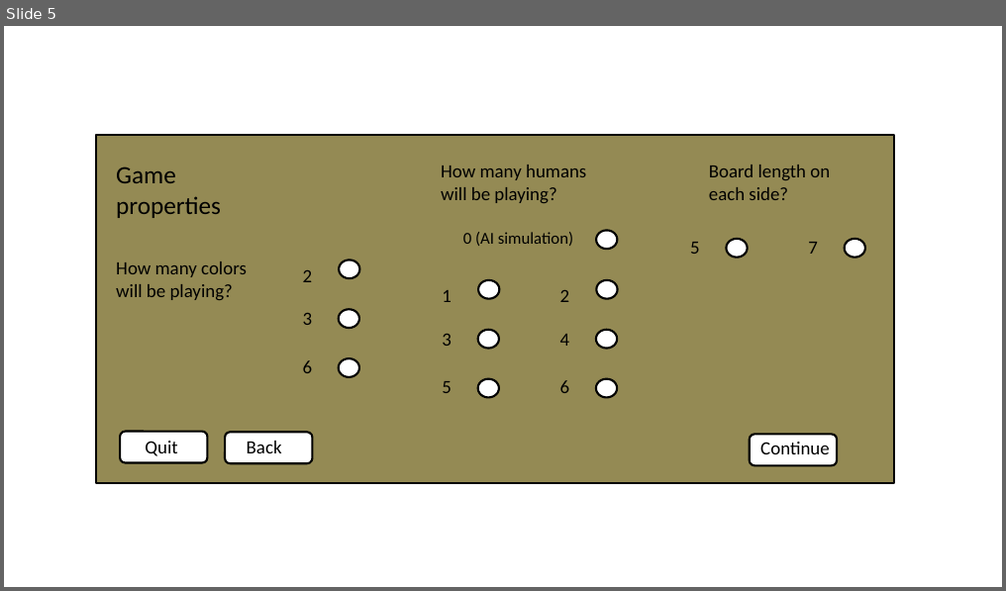
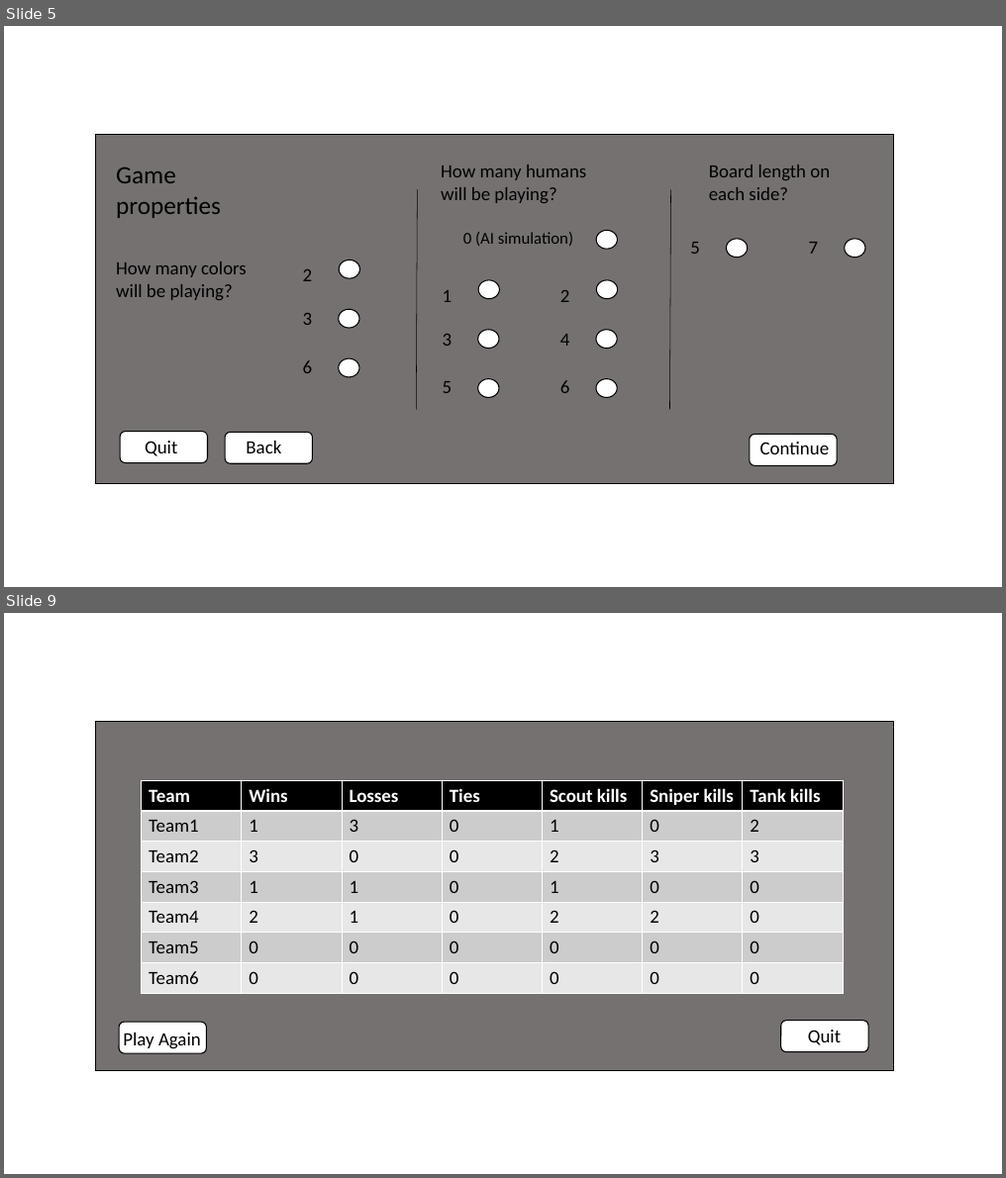
Before and after one commit to LucrativeHippo/BattleBots, a slide deck: doc/requiremnetsPics.pptx. Shown one above the other, each under a label of ours: slide 5 before the commit, slides 5 and 9 after it; the slides between them are not shown. The pictures are 1006x591 and 1006x1178 pixels, drawn with LibreOffice and Linux fonts; fonts in the diff are those of the drawing. Boxes give left, top, right and bottom in pixels: in the first picture for what was removed or moved away, otherwise in the second. Text is boxed around its words. In the diff, an @@ line names an element or a change of style, - is before the commit and + after.

Commit message:
Updating GUI pics, OMIT the game play slide

```diff
--- a/doc/requiremnetsPics.pptx
+++ b/doc/requiremnetsPics.pptx
@@ slide 9 added at (4, 613, 1002, 1174), background #FFFFFF @@
@@ rectangle added at (96, 722, 894, 1070), fill #767171, outline #000000 1 pt @@
@@ table added at (141, 780, 844, 993), 7 rows, 7 columns @@
+Team | Wins | Losses | Ties | Scout kills | Sniper kills | Tank kills
+Team1 | 1 | 3 | 0 | 1 | 0 | 2
+Team2 | 3 | 0 | 0 | 2 | 3 | 3
+Team3 | 1 | 1 | 0 | 1 | 0 | 0
+Team4 | 2 | 1 | 0 | 2 | 2 | 0
+Team5 | 0 | 0 | 0 | 0 | 0 | 0
+Team6 | 0 | 0 | 0 | 0 | 0 | 0
@@ rounded rectangle added at (119, 1022, 207, 1054), fill #FFFFFF, outline #000000 1 pt @@
@@ rounded rectangle added at (781, 1021, 868, 1053), fill #FFFFFF, outline #000000 1 pt @@
@@ text added at (123, 1033, 201, 1050), 18 pt, text #000000 @@
+Play Again
@@ text added at (808, 1030, 841, 1046), 18 pt, text #000000 @@
+Quit
@@ slide 5 changed as well @@
@@ rectangle at (96, 135, 894, 483): fill #948A54 to #767171; outline #000000 2 pt to #000000 1 pt @@
@@ line added from (417, 410) to (417, 190), #000000 0.5 pt @@
@@ line added from (670, 410) to (671, 190), #000000 0.5 pt @@
@@ outline #000000 2 pt to #000000 1 pt in 12 elements at (339, 261, 359, 279), (339, 310, 359, 329), (339, 360, 359, 377), (596, 280, 617, 299), (596, 330, 617, 349), (596, 379, 617, 398), (478, 280, 500, 299), (478, 330, 499, 349), (478, 379, 499, 398), (596, 230, 617, 249), (845, 239, 865, 258), (727, 239, 747, 258) @@
@@ outline #000000 2 pt to #000000 1 pt; proportions changed in 3 elements at (749, 435, 838, 467), (120, 432, 208, 464), (225, 433, 313, 464) @@
```
Also in this commit, not shown: 4 other slides changed, 3 other slides added.
